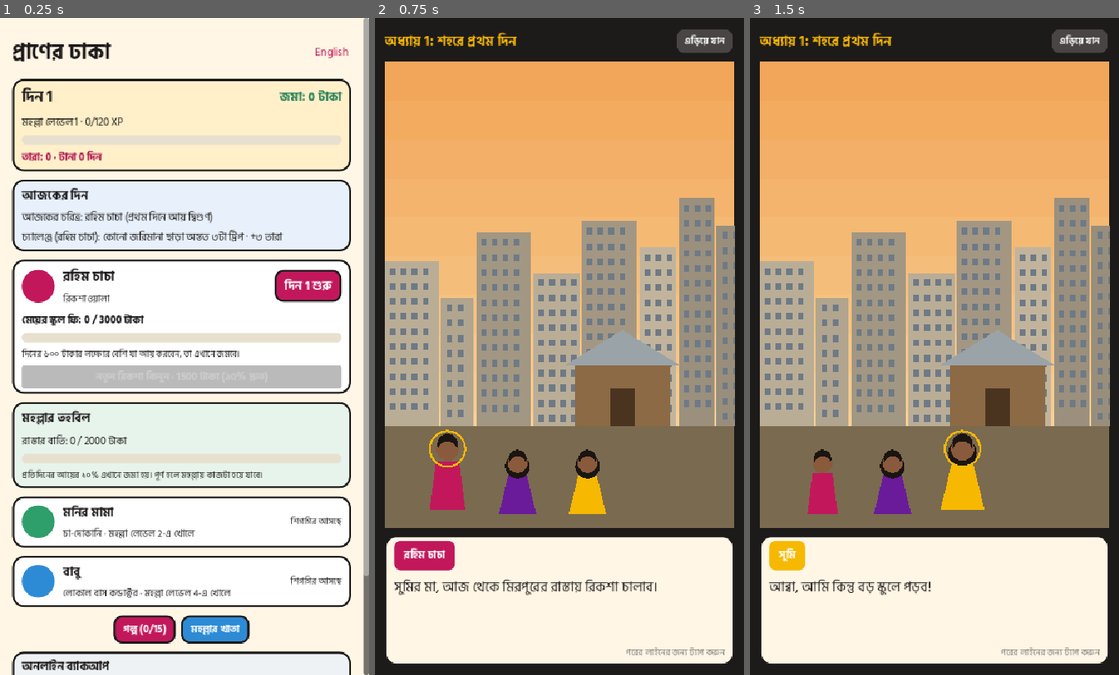
Above: before the commit, frames 1-3 (left to right).
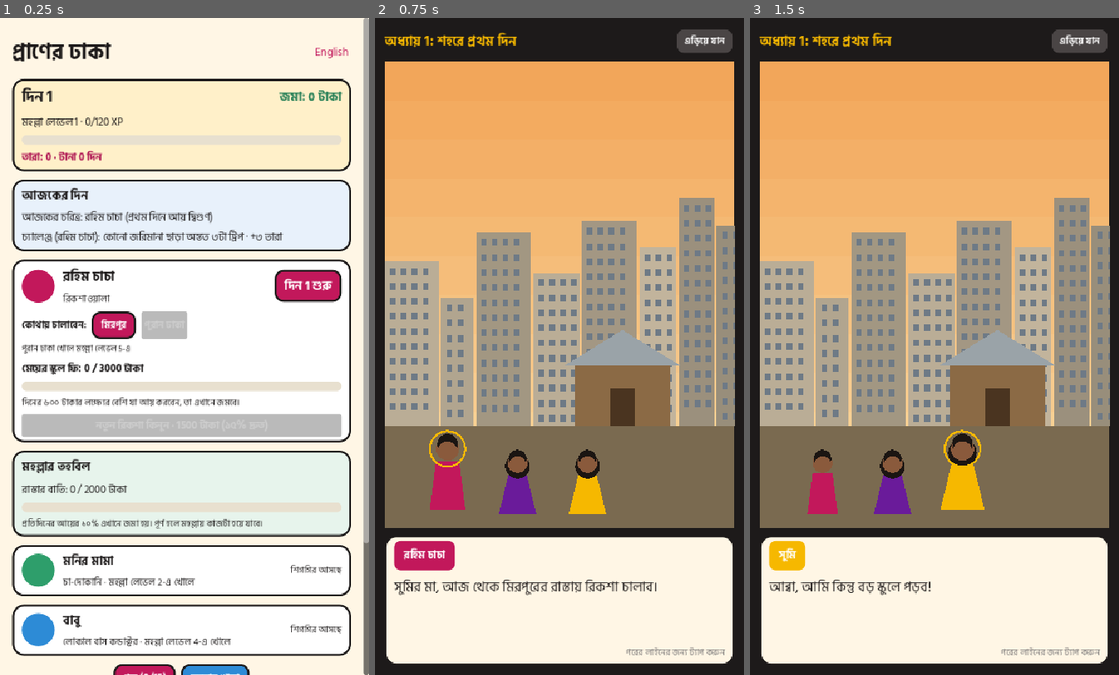
Above: after the commit, the same moments.

Repository: Habibur-Rahman-KUET-09/Dhakay-Akdin
Game: Godot game, scene res://scenes/main.tscn
Two runs of this game, one before a commit and one after it. Both use one fixed random seed, a clock stepped at 60 frames per second and the inputs below. Sound files missing from this copy of the repository are replaced by a short silence.
Inputs (mouse positions are in pixels of both pictures, inside the frame that each line leads up to):
- Up to frame 1 (0.25 s): no input
- Up to frame 2 (0.75 s): click "দিন 1 শুরু" at 0.5 s
- Up to frame 3 (1.5 s): click (864, 326) at 1.25 s, where only the run after the commit has a clickable "মিরপুর"

The runs differ from the first frame. In frame 1, 31% of the frame differs, in the area x 3-100%, y 44-100%; in frame 2, nothing differs; in frame 3, nothing differs.

Commit message:
Old Dhaka: a second area for the rickshaw, open at mohalla level 5
The map is built from OpenStreetMap (Lalbagh to Lakshmibazar, down to
Sadarghat), with 19 real places. Its houses are lower and mostly bare
brick, its shops its own, its lanes fuller of rickshaws and people and
with hardly a bus. The rickshaw card chooses where to ride.

Co-Authored-By: Claude Opus 5.5 <noreply@anthropic.com>
Claude-Session: https://claude.ai/code/session_01D5VTTbiAkjZrLBvbSQEf7i

Diff:
--- /dev/null
+++ b/game/content/maps/old_dhaka.json
@@ -0,0 +1,241 @@
+{
+  "id": "old_dhaka",
+  "name": {
+    "bn": "পুরান ঢাকা",
+    "en": "Old Dhaka"
+  },
+  "credit": "Map data © OpenStreetMap contributors",
+  "source": "OpenStreetMap contributors, ODbL 1.0, fetched 2026-11-21; built by tool/build_map.py",
+  "tile_m": 45,
+  "legend": {
+    "#": "building",
+    "O": "roundabout island",
+    ".": "lane (two-way)",
+    "M": "main road (two-way)",
+    "n/e/s/w": "one-way lane, the way it runs",
+    "W": "waterlogged",
+    "T": "tea stall",
+    "P": "traffic signal",
+    "H": "home"
+  },
+  "places": [
+    {
+      "id": "lalbagh",
+      "name": {
+        "bn": "লালবাগ কেল্লা",
+        "en": "Lalbagh Fort"
+      },
+      "x": 5,
+      "y": 13
+    },
+    {
+      "id": "dhakeshwari",
+      "name": {
+        "bn": "ঢাকেশ্বরী মন্দির",
+        "en": "Dhakeshwari Temple"
+      },
+      "x": 5,
+      "y": 4
+    },
+    {
+      "id": "chawkbazar",
+      "name": {
+        "bn": "চকবাজার",
+        "en": "Chawkbazar"
+      },
+      "x": 18,
+      "y": 20
+    },
+    {
+      "id": "hussaini",
+      "name": {
+        "bn": "হোসেনী দালান",
+        "en": "Hussaini Dalan"
+      },
+      "x": 23,
+      "y": 4
+    },
+    {
+      "id": "bangshal",
+      "name": {
+        "bn": "বংশাল",
+        "en": "Bangshal"
+      },
+      "x": 39,
+      "y": 11
+    },
+    {
+      "id": "nazira",
+      "name": {
+        "bn": "নাজিরা বাজার",
+        "en": "Nazira Bazar"
+      },
+      "x": 44,
+      "y": 12
+    },
+    {
+      "id": "armanitola",
+      "name": {
+        "bn": "আরমানিটোলা",
+        "en": "Armanitola"
+      },
+      "x": 32,
+      "y": 25
+    },
+    {
+      "id": "tara",
+      "name": {
+        "bn": "তারা মসজিদ",
+        "en": "Star Mosque"
+      },
+      "x": 29,
+      "y": 21
+    },
+    {
+      "id": "islampur",
+      "name": {
+        "bn": "ইসলামপুর",
+        "en": "Islampur"
+      },
+      "x": 45,
+      "y": 33
+    },
+    {
+      "id": "ahsan",
+      "name": {
+        "bn": "আহসান মঞ্জিল",
+        "en": "Ahsan Manzil"
+      },
+      "x": 44,
+      "y": 37
+    },
+    {
+      "id": "sadarghat",
+      "name": {
+        "bn": "সদরঘাট",
+        "en": "Sadarghat"
+      },
+      "x": 53,
+      "y": 42
+    },
+    {
+      "id": "bahadurshah",
+      "name": {
+        "bn": "বাহাদুর শাহ পার্ক",
+        "en": "Bahadur Shah Park"
+      },
+      "x": 58,
+      "y": 36
+    },
+    {
+      "id": "jnu",
+      "name": {
+        "bn": "জগন্নাথ বিশ্ববিদ্যালয়",
+        "en": "Jagannath University"
+      },
+      "x": 55,
+      "y": 37
+    },
+    {
+      "id": "shankhari",
+      "name": {
+        "bn": "শাঁখারী বাজার",
+        "en": "Shankhari Bazar"
+      },
+      "x": 60,
+      "y": 33
+    },
+    {
+      "id": "lakshmibazar",
+      "name": {
+        "bn": "লক্ষ্মীবাজার",
+        "en": "Lakshmibazar"
+      },
+      "x": 59,
+      "y": 36
+    },
+    {
+      "id": "babubazar",
+      "name": {
+        "bn": "বাবুবাজার",
+        "en": "Babubazar"
+      },
+      "x": 35,
+      "y": 32
+    },
+    {
+      "id": "nayabazar",
+      "name": {
+        "bn": "নয়াবাজার",
+        "en": "Nayabazar"
+      },
+      "x": 43,
+      "y": 24
+    },
+    {
+      "id": "sowarighat",
+      "name": {
+        "bn": "সোয়ারীঘাট",
+        "en": "Sowarighat"
+      },
+      "x": 15,
+      "y": 31
+    },
+    {
+      "id": "roysaheb",
+      "name": {
+        "bn": "রায়সাহেব বাজার",
+        "en": "Roy Saheb Bazar"
+      },
+      "x": 55,
+      "y": 26
+    }
+  ],
+  "rows": [
+    "#################################################################",
+    "###M###############M###......#...MMMMMMMMM##M########M##M####M###",
+    "###M########MMMMM##M###.####...##########MMMMMMMMMMMMMMMMMM##M#M#",
+    "#MMM######MMM###MMMM###.##...####...#####.##.###.####M#M##MMMMMM#",
+    "#M#MMMMMMMM#s#####MM....#..#.####.#######.##..##.####M.M...#.##M#",
+    "#M##M####n##s#####M####.#.#..####.####.....##.....##MM#M####.####",
+    "#MM#Mees#n##es####M####.....#####.####.###....###...M##M####.####",
+    "##MMM##s#nw##es###M######n#######.##.......#########M##M#....####",
+    "####ww#s##nw##s###M######n######.....#####..eeeee##MM##M..##..###",
+    "#####n#es##n##es##M######n######.#.####.....####...M###M#.###.###",
+    "#####n##s##n###s##M######n######.#......###.####.##M###M..##..###",
+    "#####nT..##n###s##M######n####.....####.###.W###.MMM###M####.####",
+    "########.##n###s##M######n###..#######.W####.####M#####M####.####",
+    "#####...........##M######n....########.#####T####M####MM####.####",
+    "#####.#.#######.#MM#######.##.########.#####.###MM.###M#####.####",
+    "#####....####...##M####eee.......#####.#####.#..M#.###M#####.##.#",
+    "###.##.######.#..TM####n##.##.##.#.............#M.....M#####.##.#",
+    "###....#####..##.#MM#..H##.........####.#.##.###M#.###M#eee..##.#",
+    "###.##....##.###.##MMM######.#####.####...##.###M#....Men##.###.#",
+    "###.#####.##......###M######..####.######....###M##.##M####.###.#",
+    "###.#####....##.#...M.#######.wwww......####.###M##.##M####.###.#",
+    "###.#####.#####.###W#M#######.#####s###n####.###M##.##M.........#",
+    "###.#####.####..###.#MM######.#####s###n#....###M##.##M#####.##.#",
+    "###.......###..####.##MMM###....###s###...##MPMMMMM.##M#####.##.#",
+    "###.#####.###.#####.####M##..##.###s#####MMMM##.###MM#M#####.##.#",
+    "###.##....###.......####.MMM###.....###MMM#####.####MMMMMMMM.####",
+    "###....##.####.####.####.##M###.###.#MMM#######.#....##M####M####",
+    "##..#####...##.####..###.##.MM#.###TMM#...#####.#.#####M....MM###",
+    "##.########....###...###....#MM.####M####.#####.#.#####M#####M###",
+    "#MMMMMMMM...#####..#.##########MM###Msww..#####.#.##..MM###...MM#",
+    "#########M#######.##.#MMMM######MMMMM###.######.#.....#M....#.#M#",
+    "#########MMMMMMMMMMMMMM##MMM#######MP....######.#.#.#.#M##.##.###",
+    "###########################MMM#####M###########.....#.#M##.##.###",
+    "#############################MMM##MM#########.#.##.##.#M#.....###",
+    "###############################MMMM####sww#ee.........#MMM#######",
+    "##################################M.###s#n#n###.#.#######M#######",
+    "###################################...#.en#n###.#.#######M.T#####",
+    "#####################################...###n......#####MMM#www###",
+    "#######################################ww###.#.##..####M#.###nww#",
+    "########################################nwww...###.##MMM#.#####n#",
+    "#############################################.####..MM###.#####n#",
+    "#############################################..##..##.###.eeeeen#",
+    "##############################################....###..##.#######",
+    "######################################################....#######",
+    "#################################################################"
+  ]
+}
--- a/game/content/shops.json
+++ b/game/content/shops.json
@@ -1,5 +1,5 @@
 {
- "about": "Made-up shop names for signboards; any match with a real shop is chance. Most boards are in Bangla, some in English, as in Dhaka.",
+ "about": "Made-up shop names for signboards; any match with a real shop is chance. Most boards are in Bangla, some in English, as in Dhaka. The old_dhaka list is for Old Dhaka's lanes.",
  "names": [
   {
    "bn": "মায়ের দোয়া স্টোর",
@@ -153,5 +153,63 @@
    "bn": "সহজে টাকা পাঠান",
    "en": "Send money easily"
   }
+ ],
+ "old_dhaka": [
+  {
+   "bn": "শাহী বাকরখানি ঘর",
+   "en": "Shahi Bakarkhani Ghar"
+  },
+  {
+   "bn": "আদি কাচ্চি ঘর",
+   "en": "Adi Kacchi Ghar"
+  },
+  {
+   "bn": "নবাবী মিষ্টান্ন ভাণ্ডার",
+   "en": "Nawabi Sweets"
+  },
+  {
+   "bn": "আল-মদিনা ছাপাখানা",
+   "en": "Al-Madina Press"
+  },
+  {
+   "bn": "শাঁখা শিল্পালয়",
+   "en": "Shankha Shilpalay"
+  },
+  {
+   "bn": "বাবুল কাপড় বিতান",
+   "en": "Babul Cloth Store"
+  },
+  {
+   "bn": "মামা হালিম",
+   "en": "Mama Haleem"
+  },
+  {
+   "bn": "ঢাকাই মশলা ঘর",
+   "en": "Dhakai Moshla Ghar"
+  },
+  {
+   "bn": "রাজ্জাক হার্ডওয়্যার",
+   "en": "Razzak Hardware"
+  },
+  {
+   "bn": "পুরান ঢাকা কাগজ ঘর",
+   "en": "Puran Dhaka Paper House"
+  },
+  {
+   "bn": "বিসমিল্লাহ মোরগ পোলাও",
+   "en": "Bismillah Morog Polao"
+  },
+  {
+   "bn": "নূর জর্দা ভাণ্ডার",
+   "en": "Noor Zarda Store"
+  },
+  {
+   "bn": "লালবাগ বই বিতান",
+   "en": "Lalbagh Boi Bitan"
+  },
+  {
+   "bn": "চকবাজার খেলনা ঘর",
+   "en": "Chawkbazar Toy House"
+  }
  ]
 }
--- a/game/content/strings.json
+++ b/game/content/strings.json
@@ -1314,5 +1314,21 @@
  "cloudErr_INVALID_IDP_RESPONSE": {
   "bn": "Google থেকে ঠিক উত্তর আসেনি, একটু পরে আবার চেষ্টা করুন",
   "en": "Google's answer was not accepted: try again later"
+ },
+ "areaWhere": {
+  "bn": "কোথায় চালাবেন:",
+  "en": "Where to ride:"
+ },
+ "area_mirpur": {
+  "bn": "মিরপুর",
+  "en": "Mirpur"
+ },
+ "area_old_dhaka": {
+  "bn": "পুরান ঢাকা",
+  "en": "Old Dhaka"
+ },
+ "areaLocked": {
+  "bn": "পুরান ঢাকা খোলে মহল্লা লেভেল {level}-এ",
+  "en": "Old Dhaka opens at mohalla level {level}"
  }
 }
--- a/game/scripts/rules/progress.gd
+++ b/game/scripts/rules/progress.gd
@@ -55,6 +55,8 @@
 		"streak": {"count": 0, "last": "", "best": 0},
 		"early": [],
 		"cosmetics": [],
+		# Where Rahim Chacha rides: "mirpur", or "old_dhaka" once open.
+		"area": "mirpur",
 	}
 
 
@@ -121,6 +123,26 @@
 		return false
 	data.tara = int(data.tara) - cost
 	data.early.append(what)
+	return true
+
+
+## The rickshaw's areas: Mirpur always, Old Dhaka from its level.
+const AREAS := ["mirpur", "old_dhaka"]
+
+
+## Where today's ride is: the area chosen, if it is open.
+func rickshaw_area() -> String:
+	var a := str(data.area)
+	if a == "old_dhaka" and not unlocked("old_dhaka"):
+		return "mirpur"
+	return a if AREAS.has(a) else "mirpur"
+
+
+## Chooses where to ride; false if that area is not open yet.
+func choose_area(a: String) -> bool:
+	if not AREAS.has(a) or (a == "old_dhaka" and not unlocked("old_dhaka")):
+		return false
+	data.area = a
 	return true
 
 
--- a/game/scripts/ui/home.gd
+++ b/game/scripts/ui/home.gd
@@ -499,6 +499,7 @@
 	drive.pressed.connect(_drive)
 	row.add_child(drive)
 	box.add_child(row)
+	box.add_child(_area_row())
 	# His last day (the newest record that is a rickshaw day).
 	for last in progress.data.history:
 		if last.get("who", "rickshaw") == "rickshaw":
@@ -519,6 +520,37 @@
 	for id in progress.data.rickshaw.upgrades:
 		box.add_child(Look.label(s.t("owned_" + id), 14, false, Look.PARROT.darkened(0.2)))
 	return panel
+
+
+## Where Rahim Chacha rides today: Mirpur, or Old Dhaka once it is open.
+func _area_row() -> Control:
+	var box := VBoxContainer.new()
+	box.add_theme_constant_override("separation", 4)
+	var row := HBoxContainer.new()
+	row.add_theme_constant_override("separation", 8)
+	var title := Look.label(s.t("areaWhere"), 14, true)
+	title.autowrap_mode = TextServer.AUTOWRAP_OFF
+	title.size_flags_vertical = Control.SIZE_SHRINK_CENTER
+	row.add_child(title)
+	var here := progress.rickshaw_area()
+	for area in Progress.AREAS:
+		var is_open: bool = area == "mirpur" or progress.unlocked(area)
+		var colour: Color = Look.MAGENTA if area == here else Color("B9B2A6")
+		var pick := Look.button(s.t("area_" + area), colour, 14)
+		pick.name = "Area_" + area
+		pick.disabled = not is_open
+		pick.pressed.connect(_choose_area.bind(area))
+		row.add_child(pick)
+	box.add_child(row)
+	if not progress.unlocked("old_dhaka"):
+		box.add_child(Look.label(s.t("areaLocked", {"level": int(b.n("unlocks.old_dhaka"))}), 12))
+	return box
+
+
+func _choose_area(area: String) -> void:
+	if progress.choose_area(area):
+		progress.save()
+		_build()
 
 
 ## Monir Mama's tea stall, once the mohalla is big enough: the way in,
--- a/game/scripts/world/city.gd
+++ b/game/scripts/world/city.gd
@@ -310,6 +310,11 @@
 	roofs.begin(Mesh.PRIMITIVE_TRIANGLES)
 	var shop_list = JSON.parse_string(FileAccess.get_file_as_string("res://content/shops.json"))
 	var names: Array = shop_list.names
+	# Old Dhaka: older, lower houses, most of them bare brick, and its own
+	# shops (bakarkhani, kacchi, printing presses) beside the usual ones.
+	var old := map.id == "old_dhaka"
+	if old:
+		names = (shop_list.old_dhaka as Array) + names.slice(0, 10)
 	var node := Node3D.new()
 	node.name = "Blocks"
 	var board_at: Array[Transform3D] = []
@@ -342,7 +347,7 @@
 				crown_colour.append(Color("4E8A45").lerp(Color("2F6B34"), noise(p, 6)))
 				trunk_at.append(Transform3D(Basis.from_scale(Vector3(1, 1.6 * s, 1)), centre(p, 1.6 * s)))
 				continue
-			var floors := 2 + int(noise(p, 1) * 5) if not faces.is_empty() else 1 + int(noise(p, 1) * 3)
+			var floors := 2 + int(noise(p, 1) * (3 if old else 5)) if not faces.is_empty() else 1 + int(noise(p, 1) * 3)
 			var h := floors * FLOOR + 0.6
 			# The footprint: the tile, less the pavements on road sides and
 			# a narrow gap between neighbours.
@@ -352,7 +357,7 @@
 			var z1 := (p.y + 1) * T - (PAVEMENT if faces.has(RoadMap.S) else 0.12)
 			var wall: Color = WALLS[int(noise(p, 2) * WALLS.size())]
 			# About one building in five is bare brick, never plastered.
-			var brick := noise(p, 8) < 0.2
+			var brick := noise(p, 8) < (0.55 if old else 0.2)
 			var skin := bricks if brick else walls
 			if brick:
 				wall = Color(0.95, 0.93, 0.9)
@@ -606,7 +611,7 @@
 				# Home is a door in the wall beside the lane, with its name over it.
 				var side := _side(map, p)
 				town.add_child(_box(Vector3(1.0, 2.1, 0.3), side + Vector3(0, 1.05, 0), Color("6B3E1E")))
-				var home_sign := _sign("বাড়ি", side + Vector3(0, 2.5, 0), 26, Look.MAGENTA)
+				var home_sign := _sign("গ্যারেজ" if map.id == "old_dhaka" else "বাড়ি", side + Vector3(0, 2.5, 0), 26, Look.MAGENTA)
 				home_sign.visibility_range_end = 40.0
 				town.add_child(home_sign)
 
--- a/game/scripts/world/clutter.gd
+++ b/game/scripts/world/clutter.gd
@@ -25,11 +25,12 @@
 
 
 ## Building tiles that hold a mosque instead of a block of flats: the one
-## nearest Shah Ali Mazar and a few others beside roads.
+## nearest Shah Ali Mazar (or Old Dhaka's Star Mosque) and a few others
+## beside roads, more of them in Old Dhaka.
 static func mosque_tiles(map: RoadMap) -> Array[Vector2i]:
 	var out: Array[Vector2i] = []
 	for pl in map.places:
-		if pl.id != "mazar":
+		if not ["mazar", "tara"].has(pl.id):
 			continue
 		var best := Vector2i(-1, -1)
 		var best_d := 1 << 30
@@ -44,7 +45,7 @@
 	for y in map.height:
 		for x in map.width:
 			var p := Vector2i(x, y)
-			if map.kind_at(p) != RoadMap.Kind.BLOCK or noise(p, 300) > 0.006:
+			if map.kind_at(p) != RoadMap.Kind.BLOCK or noise(p, 300) > (0.012 if map.id == "old_dhaka" else 0.006):
 				continue
 			for d in 4:
 				if map.is_road(RoadMap.step(p, d)):
--- a/game/scripts/world/rickshaw_scene.gd
+++ b/game/scripts/world/rickshaw_scene.gd
@@ -87,12 +87,13 @@
 
 func _ready() -> void:
 	strings.lang = Strings.saved_lang()
-	var map: RoadMap = RoadMap.load_area("mirpur")
 	var b := Balance.new()
+	# What carries over from earlier days: a faster rickshaw, for one, and
+	# where he rides (Mirpur, or Old Dhaka once the mohalla is level 5).
+	progress = Progress.new(b)
+	var map: RoadMap = RoadMap.load_area(progress.rickshaw_area())
 	shift = Day.new(map, b)
 	_target_money = int(b.n("rickshaw.daily_target"))
-	# What carries over from earlier days: a faster rickshaw, for one.
-	progress = Progress.new(b)
 	shift.base_speed *= progress.speed_factor()
 	shift.energy_factor = progress.energy_factor()
 	# A few of the named neighbours may need a ride today.
@@ -120,7 +121,7 @@
 	await _step("traffic")
 	traffic = Traffic.new()
 	add_child(traffic)
-	traffic.setup(map, map.home)
+	traffic.setup(map, map.home, Traffic.counts_for(map.id))
 	traffic.focus = shift.driver
 	traffic.signal_cycle = shift.signal_cycle
 	_person_mesh = Models.person()
--- a/game/scripts/world/traffic.gd
+++ b/game/scripts/world/traffic.gd
@@ -45,6 +45,14 @@
 var _lanes := {}
 ## Vehicle lengths in tiles (a tile is 6 m).
 const LENGTH := {"rickshaw": 0.45, "rickshaw_full": 0.45, "cng": 0.45, "bus": 1.5, "player": 0.45}
+
+
+## How many of each on an area's roads: Old Dhaka's lanes are full of
+## rickshaws and people, with few CNGs and hardly a bus.
+static func counts_for(area: String) -> Dictionary:
+	if area == "old_dhaka":
+		return {"rickshaw": 28, "rickshaw_full": 20, "cng": 5, "bus": 1, "person": 75}
+	return {"rickshaw": 20, "rickshaw_full": 14, "cng": 9, "bus": 4, "person": 60}
 
 
 func setup(road_map: RoadMap, avoid: Vector2i, counts := {"rickshaw": 20, "rickshaw_full": 14, "cng": 9, "bus": 4, "person": 60}) -> void:
--- a/game/tests/shots.gd
+++ b/game/tests/shots.gd
@@ -68,6 +68,19 @@
 	root.add_child(reader)
 	await _frames(10)
 	_save("7-story")
+	reader.queue_free()
+	await _frames(2)
+	# Old Dhaka, once the mohalla reaches level 5: brick lanes, rickshaws.
+	save = load("res://scripts/rules/progress.gd").new(load("res://scripts/rules/balance.gd").new())
+	save.data.mohalla.level = 5
+	save.choose_area("old_dhaka")
+	save.save()
+	drive = load("res://scenes/rickshaw.tscn").instantiate()
+	root.add_child(drive)
+	drive.shift.pedal = true
+	await _frames(10)
+	await _seconds(6.0)
+	_save("8-old-dhaka")
 	quit(0)
 
 
--- a/game/tests/test_progress.gd
+++ b/game/tests/test_progress.gd
@@ -237,3 +237,15 @@
 	eq(Cloud.error_of({"code": 0}), "NETWORK", "no reply: no network")
 	eq(Cloud.error_of({"code": 400, "data": {"error": {"message": "WEAK_PASSWORD : Password should be at least 6 characters"}}}), "WEAK_PASSWORD", "sign-in errors by name")
 	eq(Cloud.error_of({"code": 403, "data": {"error": {"message": "Missing or insufficient permissions.", "status": "PERMISSION_DENIED"}}}), "PERMISSION_DENIED", "Firestore errors by status")
+
+
+func test_old_dhaka_opens_at_level_five() -> void:
+	var p := _fresh()
+	eq(p.rickshaw_area(), "mirpur", "Mirpur at first")
+	check(not p.choose_area("old_dhaka"), "Old Dhaka shut at level 1")
+	check(not p.choose_area("gulshan"), "no such area")
+	p.data.mohalla.level = 5
+	check(p.choose_area("old_dhaka"), "open at level 5")
+	eq(p.rickshaw_area(), "old_dhaka", "riding there now")
+	p.data.mohalla.level = 1
+	eq(p.rickshaw_area(), "mirpur", "an old save past its level falls back to Mirpur")
--- a/game/tests/test_rules.gd
+++ b/game/tests/test_rules.gd
@@ -74,7 +74,17 @@
 
 
 func test_mirpur_every_road_reaches_every_other() -> void:
-	var m: RoadMap = RoadMap.load_area("mirpur")
+	_whole("mirpur")
+
+
+func test_old_dhaka_every_road_reaches_every_other() -> void:
+	_whole("old_dhaka")
+
+
+## Every road of an area reachable from home and back, its places real
+## and one to a tile, with some one-way lanes.
+func _whole(area: String) -> void:
+	var m: RoadMap = RoadMap.load_area(area)
 	check(m != null, "loads")
 	if m == null:
 		return
@@ -284,6 +294,17 @@
 		eq(d.map.distance(w.at, w.place.at), w.tiles, "fare distance is the legal route")
 	check(d.riding.is_empty(), "nobody aboard yet")
 	check(d.waiting.any(func(w): return w.at == d.destination), "the arrow points at a passenger")
+
+
+func test_a_day_in_old_dhaka() -> void:
+	var d := Day.new(RoadMap.load_area("old_dhaka"), Balance.new(), 3)
+	check(d.waiting.size() >= 3, "passengers waiting in Old Dhaka")
+	for w in d.waiting:
+		check(d.map.is_road(w.at), "waiting on a road")
+		eq(d.map.distance(w.at, w.place.at), w.tiles, "fare distance is the legal route")
+	for i in 600:
+		d.update(0.1)
+	check(d.map.is_road(d.driver.cell), "a minute later, still on the road")
 
 
 func test_bargain_ride_and_get_paid() -> void:
